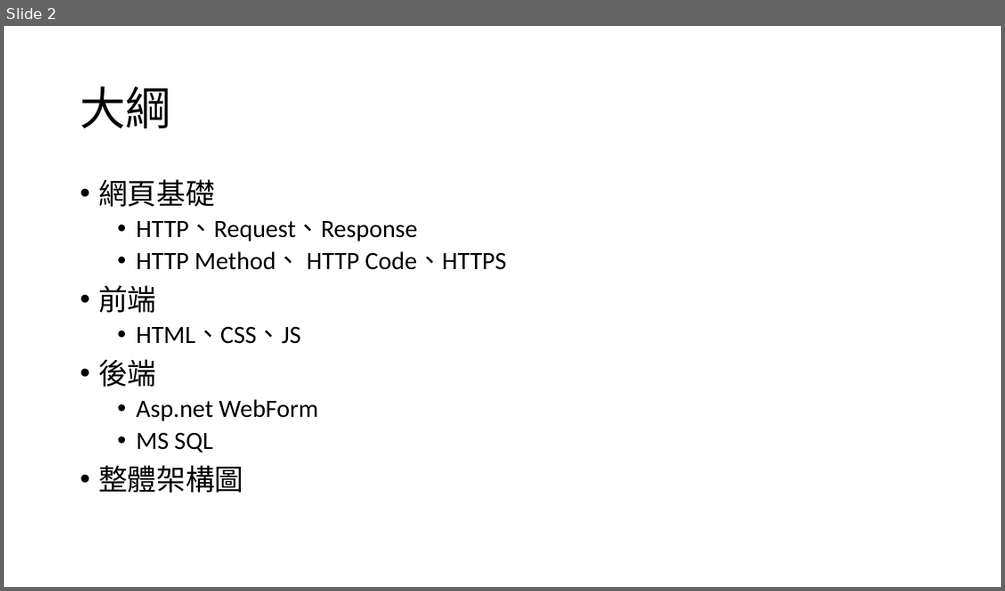
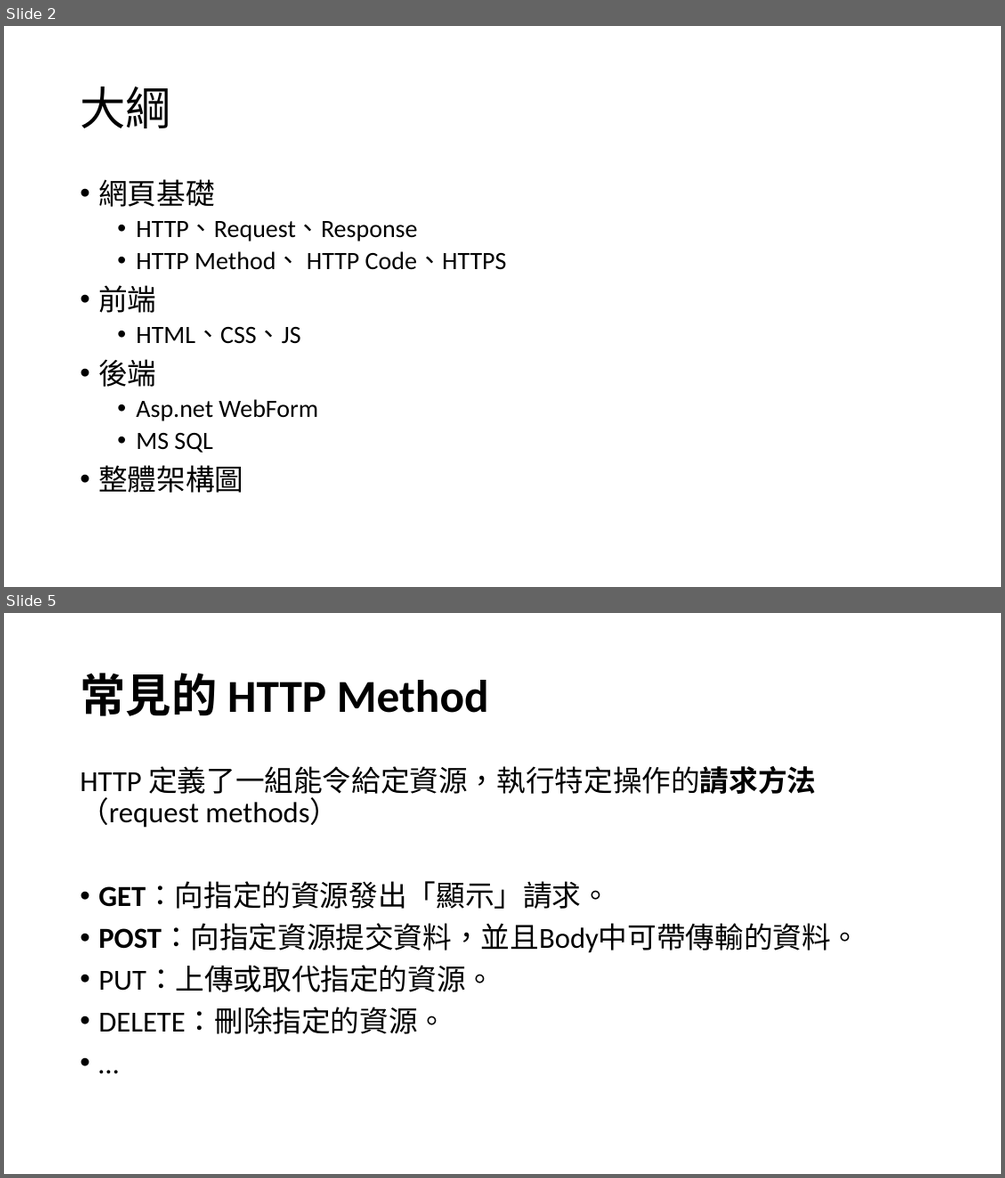
Before and after one commit to Q81JIAXIONG/-, a slide deck: 投影片/1.網頁基礎.pptx. Shown one above the other, each under a label of ours: slide 2 before the commit, slides 2 and 5 after it; the slides between them are not shown. The pictures are 1005x591 and 1005x1178 pixels, drawn with LibreOffice and Linux fonts; fonts in the diff are those of the drawing. Boxes give left, top, right and bottom in pixels: in the first picture for what was removed or moved away, otherwise in the second. Text is boxed around its words. In the diff, an @@ line names an element or a change of style, - is before the commit and + after.

```diff
--- a/投影片/1.網頁基礎.pptx
+++ b/投影片/1.網頁基礎.pptx
@@ slide 5 added at bbox=[4, 613, 1001, 1174], background #FFFFFF @@
@@ title added at bbox=[80, 673, 489, 716], 44 pt, text #000000, bold @@
+常見的 HTTP Method
@@ text added at bbox=[80, 766, 859, 1034], 28 pt, text #000000 @@
+HTTP 定義了一組能令給定資源，執行特定操作的請求方法（request methods）
+• GET：向指定的資源發出「顯示」請求。
+• POST：向指定資源提交資料，並且Body中可帶傳輸的資料。
+• PUT：上傳或取代指定的資源。
+• DELETE：刪除指定的資源。
+• …
```
Also in this commit, not shown: 13 other slides added, 14 other files.
